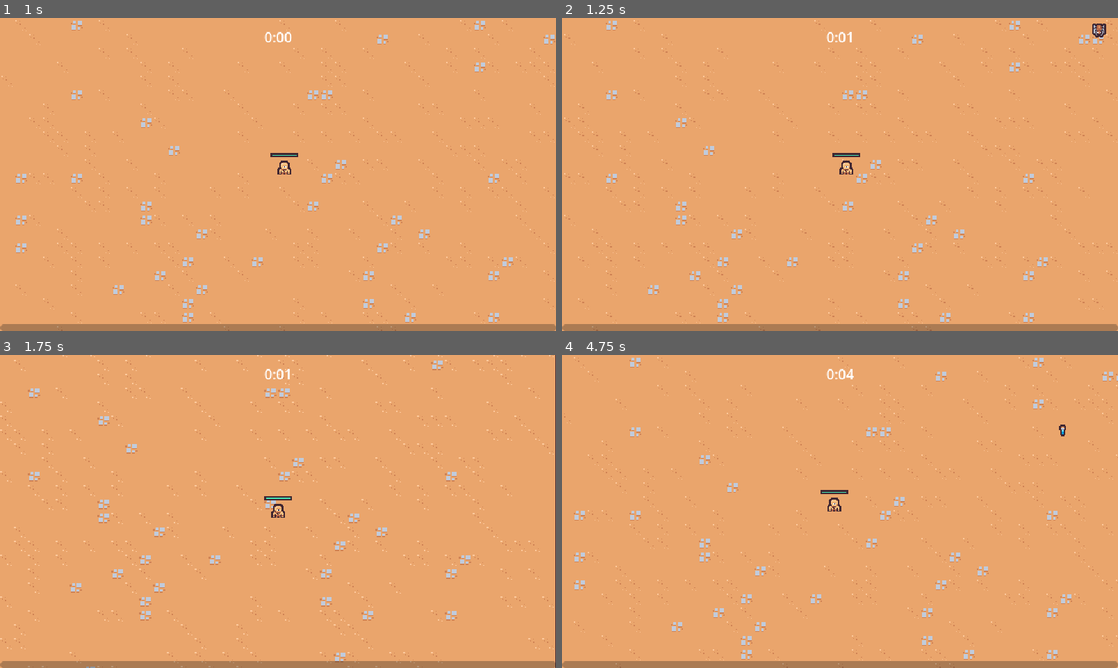
Above: before the commit, frames 1-4 (two rows, left to right).
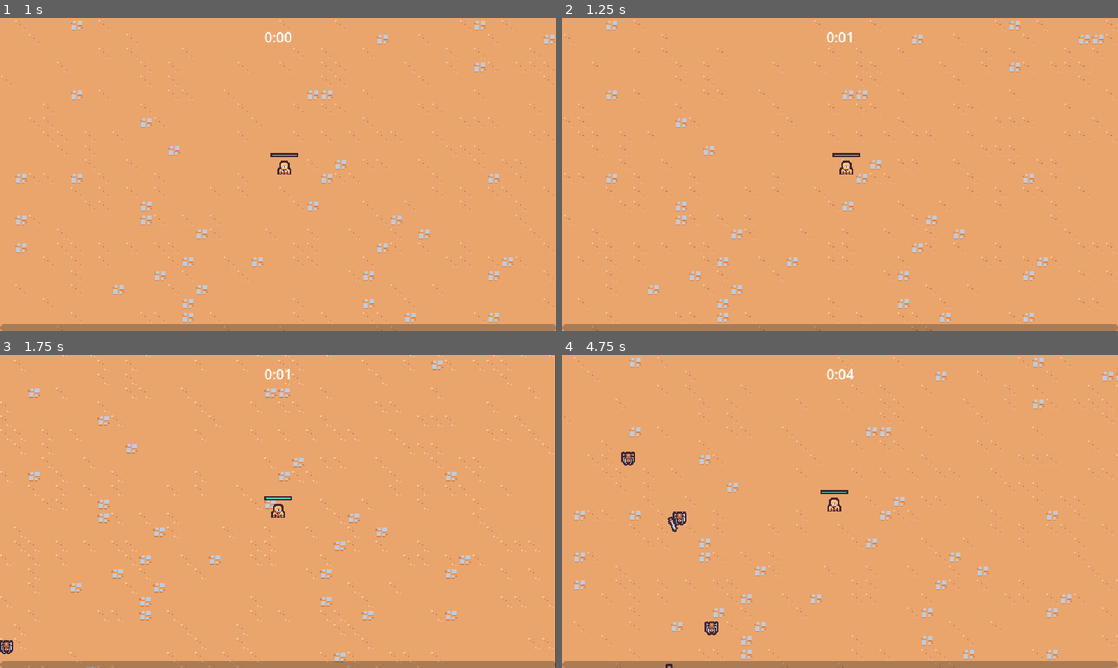
Above: after the commit, the same moments.

Repository: tiannahenrylewis/GodotCrashCourse
Game: Godot game, scene res://Scenes/Main/main.tscn
The game is run twice, just before and just after one commit, with the same random seed, the same clock (stepped at 60 frames per second) and the same inputs.
Inputs (mouse positions are in pixels of both pictures, inside the frame that each line leads up to):
- Up to frame 1 (1 s): move the mouse to (400, 158) at 0.52 s; press the mouse at (400, 158) at 0.53 s; hold D (move_right) from 0.53 s (still down)
- Up to frame 2 (1.25 s): keep holding D (move_right)
- Up to frame 3 (1.75 s): move the mouse to (166, 527) at 1.27 s; release D (move_right) at 1.28 s; release the mouse at (166, 527) at 1.28 s; hold S (move_down) from 1.28 s (still down); click (166, 527) at 1.35 s
- Up to frame 4 (4.75 s): move the mouse to (895, 442) at 2.02 s; release S (move_down) at 2.03 s; press the mouse at (895, 442) at 2.03 s; hold D (move_right) 2.03-2.78 s; move the mouse to (812, 574) at 2.77 s; release the mouse at (812, 574) at 2.78 s; hold W (move_up) 2.78-3.53 s; click (812, 574) at 2.85 s; move the mouse to (1006, 558) at 3.52 s; press the mouse at (1006, 558) at 3.53 s; hold Left (move_left) from 3.53 s (still down); move the mouse to (673, 464) at 4.27 s; release the mouse at (673, 464) at 4.28 s; click (673, 464) at 4.35 s

Frame 1 is identical in both runs. In frame 2, 0.1% of the frame differs, in the area x 95-98%, y 1-7%; in frame 3, 0.1%; in frame 4, 0.4%, in the area x 10-91%, y 22-100%.

Commit message:
S3: Fix Invalid Spawning

Diff:
--- a/Scenes/Manager/enemy_manager.gd
+++ b/Scenes/Manager/enemy_manager.gd
@@ -16,16 +16,38 @@
 	arena_time_manager.arena_difficulty_increased.connect(on_arena_difficulty_increased)
 
 
+func get_spawn_position():
+	var player = get_tree().get_first_node_in_group("Player")
+	#check if player exists
+	if player == null:
+		return Vector2.ZERO
+
+	var spawn_position = Vector2.ZERO
+	var random_direction = Vector2.RIGHT.rotated(randf_range(0, TAU))
+
+	for i in 4:
+		spawn_position = player.global_position + (random_direction * SPAWN_RADIUS)
+
+		#Raycast check
+		var query_parameters = PhysicsRayQueryParameters2D.create(player.global_position, spawn_position, 1 << 0)
+		var result = get_tree().root.world_2d.direct_space_state.intersect_ray(query_parameters)
+
+		if result.is_empty():
+			break
+		else:
+			random_direction = random_direction.rotated(deg_to_rad(90))
+
+	return spawn_position
+
+
 func on_timer_timeout():
 	#restart timer
 	timer.start()
+
 	var player = get_tree().get_first_node_in_group("Player")
 	#check if player exists
 	if player == null:
 		return
-
-	var random_direction = Vector2.RIGHT.rotated(randf_range(0, TAU))
-	var spawn_position = player.global_position + (random_direction * SPAWN_RADIUS)
 
 	var enemy = basic_enemy_scn.instantiate()
 
@@ -34,7 +56,7 @@
 		return
 
 	entities_layer.add_child(enemy)
-	enemy.global_position = spawn_position
+	enemy.global_position = get_spawn_position()
 
 
 func on_arena_difficulty_increased(arena_difficulty: int):
